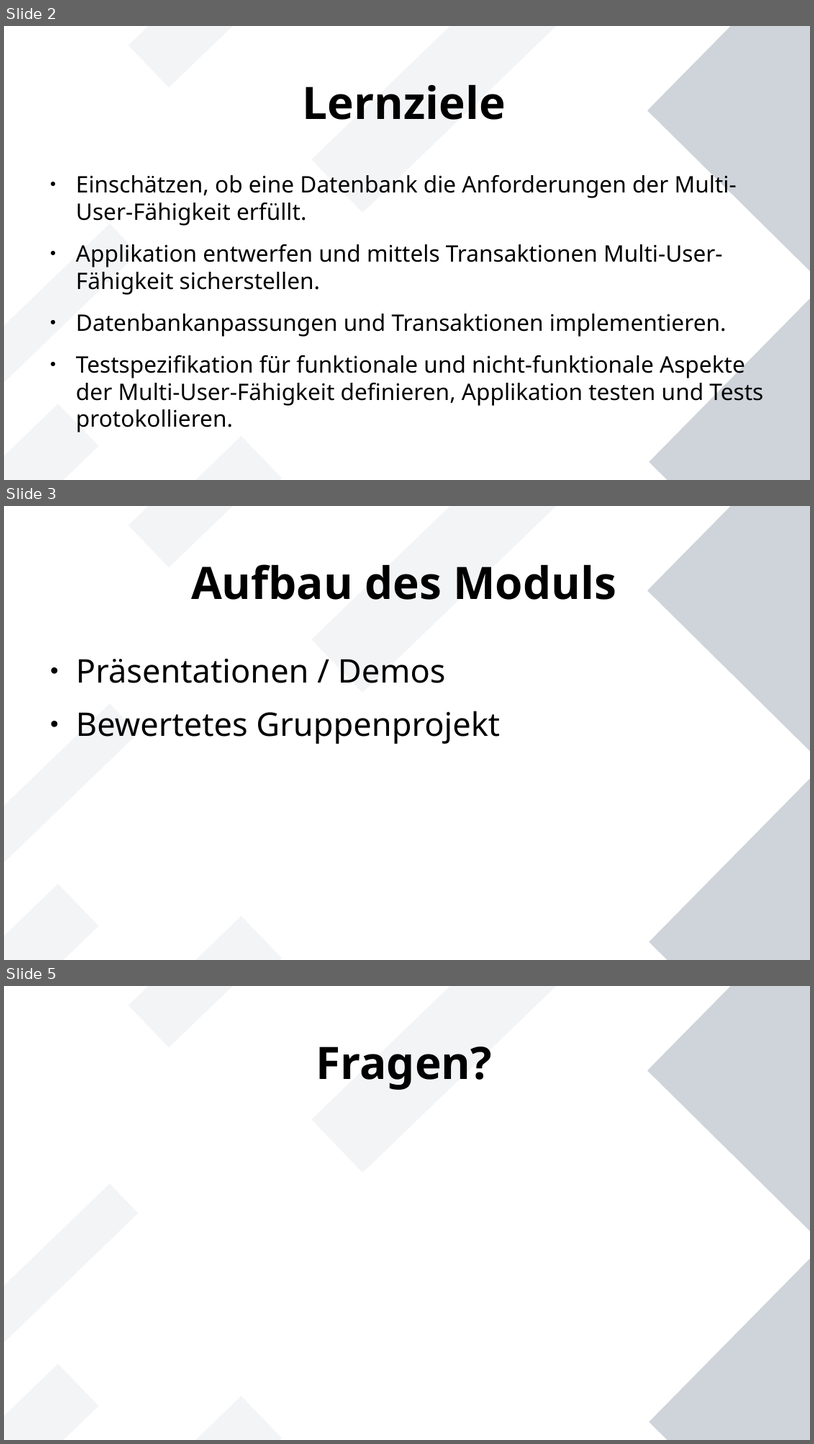
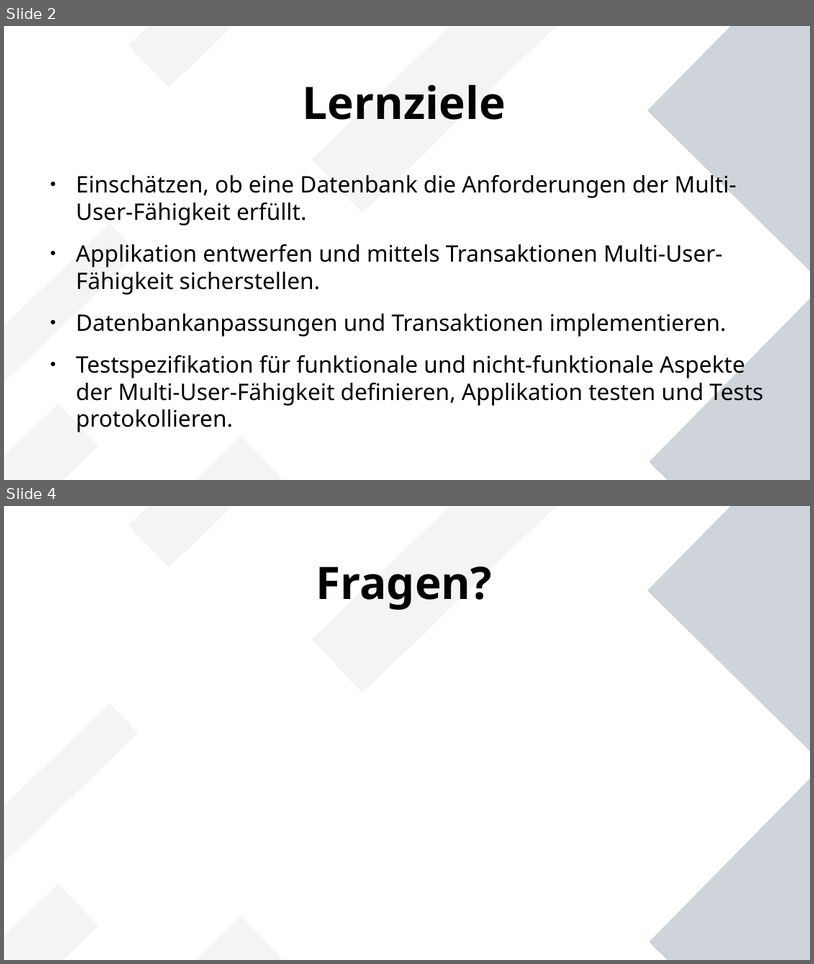
Before and after one commit to Lro-rgb/uek-223-bank-app, a slide deck: Lerninhalte/Slides/01_Moduleinfuehrung.odp. Shown one above the other, each under a label of ours: slides 2, 3 and 5 before the commit, slides 2 and 4 after it; the slides between them are not shown. The pictures are 814x1444 and 814x964 pixels, drawn with LibreOffice and Linux fonts; fonts in the diff are those of the drawing. Boxes give left, top, right and bottom in pixels: in the first picture for what was removed or moved away, otherwise in the second. Text is boxed around its words. In the diff, an @@ line names an element or a change of style, - is before the commit and + after.

```diff
--- a/Lerninhalte/Slides/01_Moduleinfuehrung.odp
+++ b/Lerninhalte/Slides/01_Moduleinfuehrung.odp
@@ slide 3 removed at (4, 506, 810, 960), background #FFFFFF; not listed: 7 template elements that a slide beside it also shows @@
@@ title removed at (191, 564, 617, 600) @@
-Aufbau des Moduls
@@ text removed at (76, 658, 500, 744) @@
-● Präsentationen / Demos
-● Bewertetes Gruppenprojekt
@@ what was slide 5 is now slide 4 @@
```
Also in this commit, not shown: 1 slide changed, 2 other files.
